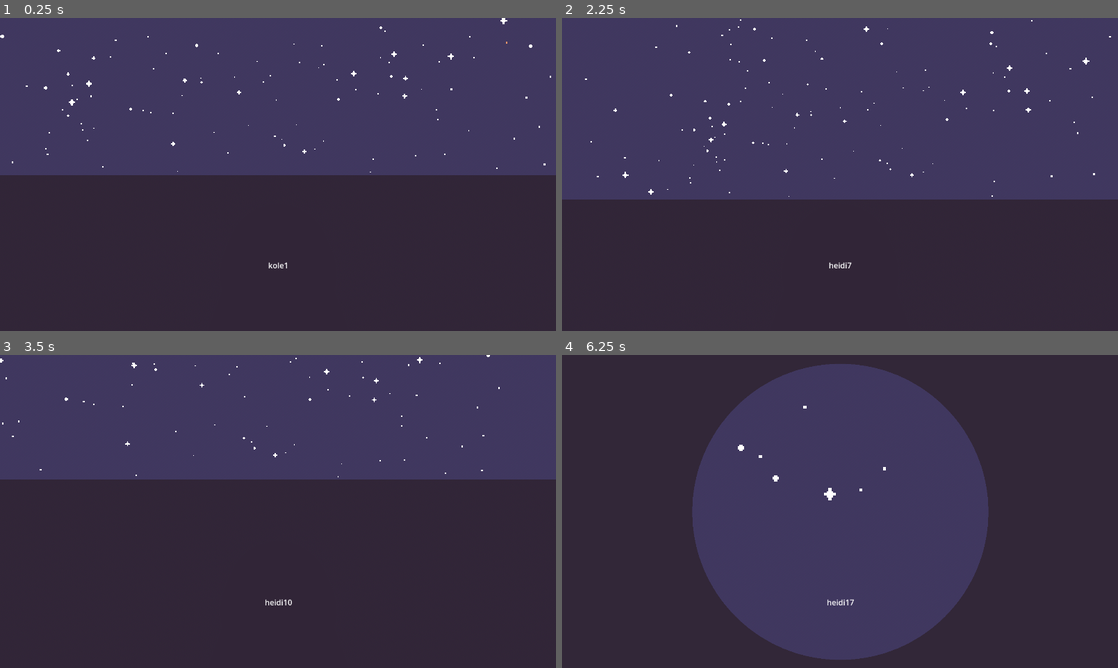
Above: before the commit, frames 1-4 (two rows, left to right).
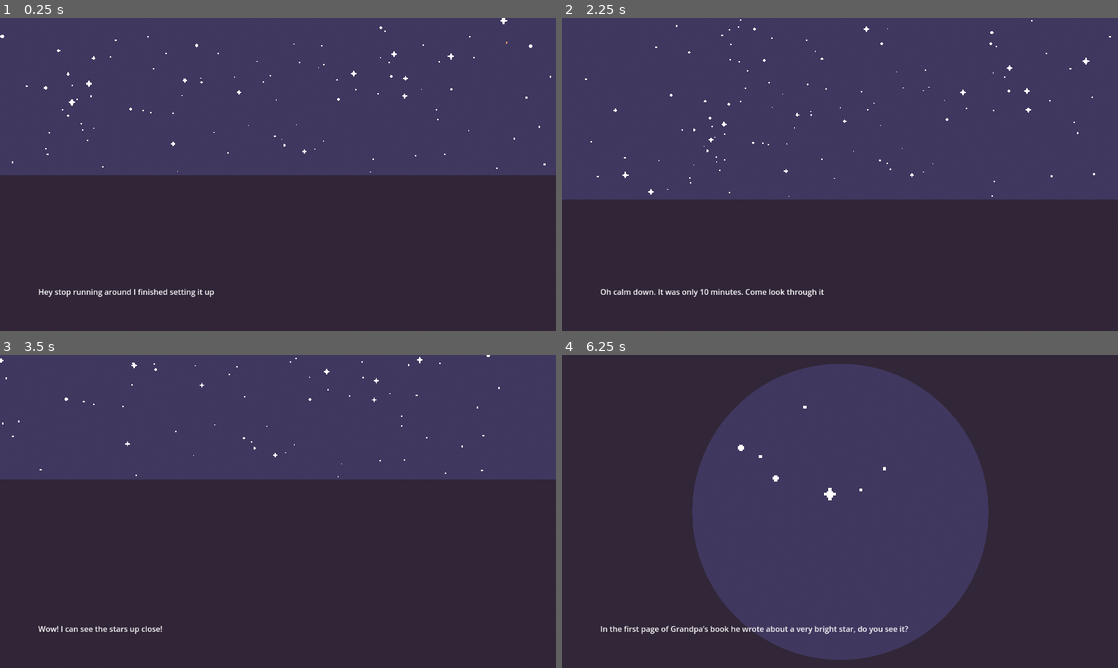
Above: after the commit, the same moments.

Repository: ATTOCORRECT/DesignWeek-Winter2025
Game: Godot game, scene res://Game.tscn
The game is run twice, just before and just after one commit, with the same random seed, the same clock (stepped at 60 frames per second) and the same inputs.
Inputs (mouse positions are in pixels of both pictures, inside the frame that each line leads up to):
- Up to frame 1 (0.25 s): no input
- Up to frame 2 (2.25 s): move the mouse to (962, 158) at 0.52 s; press the mouse at (962, 158) at 0.53 s; hold Up (ui_up) 0.53-1.25 s; release the mouse at (962, 158) at 1.25 s; drag from (728, 190) to (812, 237) at 1.27 s; move the mouse to (895, 105) at 2.02 s; hold Up (ui_up) from 2.03 s (still down); hold Mouse wheel down (zoom_out) from 2.03 s (still down)
- Up to frame 3 (3.5 s): release Up (ui_up) at 2.75 s; release Mouse wheel down (zoom_out) at 2.75 s; drag from (250, 574) to (111, 464) at 2.77 s
- Up to frame 4 (6.25 s): tap Enter at 3.5 s; move the mouse to (1006, 558) at 3.52 s; hold Down (ui_down) 3.53-4.25 s; hold Mouse wheel up (zoom_in) 3.53-4.25 s; drag from (673, 464) to (756, 433) at 4.27 s; move the mouse to (867, 511) at 5.02 s; press the mouse at (867, 511) at 5.03 s; hold Down (ui_down) 5.03-5.75 s; release the mouse at (867, 511) at 5.75 s; drag from (756, 433) to (728, 527) at 5.77 s

The runs differ from the first frame. In frame 1, 0.3% of the frame differs, in the area x 7-52%, y 78-90%; in frame 2, 0.4%; in frame 3, 0.3%; in frame 4, 0.6%, in the area x 7-63%, y 78-90%.

Commit message:
fixed base Dialogue

Diff:
--- a/stargazing-prototype/Game.tscn
+++ b/stargazing-prototype/Game.tscn
@@ -9,7 +9,7 @@
 [ext_resource type="PackedScene" uid="uid://bme4wp3lk5xul" path="res://simlpe_star.tscn" id="6_joorw"]
 [ext_resource type="Texture2D" uid="uid://c583xmajg272d" path="res://assets/star_medium.png" id="8_yx171"]
 [ext_resource type="Texture2D" uid="uid://bu6rokk325ecg" path="res://assets/star_big.png" id="9_yhmtn"]
-[ext_resource type="Script" uid="uid://bhpbwwencev7g" path="res://DialogueManager.gd" id="10_yx171"]
+[ext_resource type="Script" uid="uid://bhpbwwencev7g" path="res://dialogue_manager/DialogueManager.gd" id="10_yx171"]
 
 [sub_resource type="ProceduralSkyMaterial" id="ProceduralSkyMaterial_t88pq"]
 sky_top_color = Color(0.25098, 0.219608, 0.372549, 1)
@@ -1806,18 +1806,15 @@
 script = ExtResource("3_u44n3")
 
 [node name="Label" type="Label" parent="."]
-anchors_preset = 7
-anchor_left = 0.5
-anchor_top = 1.0
-anchor_right = 0.5
-anchor_bottom = 1.0
-offset_left = -20.0
-offset_top = -148.0
-offset_right = 20.0
-offset_bottom = -125.0
-grow_horizontal = 2
-grow_vertical = 0
+anchors_preset = -1
+anchor_left = 0.0677083
+anchor_top = 0.856481
+anchor_right = 0.946181
+anchor_bottom = 0.891975
+size_flags_horizontal = 4
+text = "test"
 script = ExtResource("10_yx171")
 dialogueLines = Array[String](["heidi1", "kole1", "heidi2", "kole2", "heidi3", "kole3", "heidi4", "kole4", "heidi5", "k …(484 unchanged characters)…
+metadata/_edit_use_anchors_ = true
 
 [editable path="World/Star Clusters/Star Cluster"]
--- a/stargazing-prototype/dialogue_manager/DialogueManager.gd
+++ b/stargazing-prototype/dialogue_manager/DialogueManager.gd
@@ -8,7 +8,7 @@
 func _ready():
 	add_child(timer)
 	timer.autostart = false
-	timer.wait_time = 0.2
+	timer.wait_time = 1
 	timer.timeout.connect(func(): on_timer_timeout())
 	timer.start()
 
--- a/stargazing-prototype/dialogue_manager/dialogue.csv
+++ /dev/null
@@ -1,57 +0,0 @@
-key,en,es
-heidi1,Hey stop running around I finished setting it up,
-kole1,Finally! That took you forever!,
-heidi2,Oh calm down. It was only 10 minutes. Come look through it,
-kole2,Wow! I can see the stars up close!,
-heidi3,Try looking around,
-kole3,This is so cool! It’s like millions and millions of Christmas lights!,
-heidi4,"In the first page of Grandpa’s book he wrote about a red star, do you see it?",
-kole4,Yeah! It looks like a giant fireball,
-heidi5,"That’s because it is, dummy",
-kole5,sigh,
-heidi6,The book tells us how to find the constellation from there,
-heidi7,It’s supposed to make out a fish,
-kole6,I don’t get it. I just see a bunch of stars,
-heidi8,"Man you suck at this, no wonder grandpa never took you stargazing",
-kole7,Hey! You don’t have to be so mean about it,
-heidi9,"Relax, it’s a joke. You just have to look at it differently. Y’know, change your perspective",
-kole8,I see it! I just had to really focus on it,
-heidi10,"See? There you go. Says here grandpa found this one on the same night he got his biggest catch. Man I remember that fish, it was so good",
-kole9,He was the best chef in the whole world! Is there any more to find?,
-heidi11,"Grandpa wrote more sticky notes in the journal, look at the page with the fish",
-kole10,Found it!,
-heidi12,of course you found it that fast ,
-kole11,"this one looks kinda weird, I can’t tell what it is",
-heidi13,In the book this one is shaped like a Jellyfish,
-kole12,"Eww, those are disgusting. Doesn’t it hurt to touch them",
-heidi14,If you touch their underside the sting will hurt,
-kole13,I don’t want to ever touch that,
-heidi15,Have you found the next one? The notes left seemed to have helped before,
-kole14,I did it again!,
-heidi16,What's this one? I don’t see it,
-kole15,I remember seeing this one with grandpa once,
-heidi17,I can’t tell what it is! that's not fair,
-kole16,"Look again, try changing your perspective",
-heidi18,Woah! There’s so many of them!,
-kole17,This page must have been from when grandpa caught an octopus,
-heidi19,What?! That’s so cool! I wish I could catch an octopus,
-kole18,Yup! He came over the next day still covered in ink it was hilarious,
-heidi20,Nevermind I don’t wanna catch one now,
-kole19,Let’s keep looking for the next one,
-heidi21,Note: limbs outstretched towards the titan of the ocean,
-kole20,This is awesome!,
-heidi22,This one must have been from the time grandpa got swallowed by a whale!,
-kole21,You liar! He didn’t get swallowed by a whale,
-heidi23,"Okay fine, but he did see a huge one!",
-kole22,What the? A new one appeared! Heidi look! A new star!,
-heidi24,What are you talking about Kole? Stars don’t just appear,
-kole23,No really! It did I promise,
-heidi25,Lemme see… Oh wow I don’t remember this one. It seems way brighter than the others,
-kole24,Do you think that’s grandpa? You said he went to the sky right?,
-heidi26,No that’s not what I meant when-,
-kole25,"No it has to be him! Why else would he have given us his telescope, he wanted us to see him!",
-heidi27,*sigh* Yeah you’re right. It has to be.,
-heidi28,It’s gonna be morning soon we gotta head back,
-kole26,No I wanna stay! There’s still a missing spot,
-heidi29,"Yeah, ‘course there is, it’s the sky. There’s also an empty spot in the book what are we supposed to do about that",
-kole27,Let’s draw grandpa’s constellation,
--- /dev/null
+++ b/stargazing-prototype/dialogue_manager/heidi_dialogue.csv
@@ -0,0 +1,30 @@
+key,en,es
+heidi1,Hey stop running around I finished setting it up,
+heidi2,Oh calm down. It was only 10 minutes. Come look through it,
+heidi3,Try looking around,
+heidi4,"In the first page of Grandpa’s book he wrote about a very bright star, do you see it?",
+heidi5,"That’s because it is, dummy",
+heidi6,The book tells us how to find the constellation from there,
+heidi7,It’s supposed to make out a fish,
+heidi8,"Man you suck at this, no wonder grandpa never took you stargazing",
+heidi9,"Relax, it’s a joke. You just have to look at it differently. Y’know, change your perspective",
+heidi10,"See? There you go. Says here grandpa found this one on the same night he got his biggest catch. Man I remember that fish, it was so good",
+heidi11,"Grandpa wrote more sticky notes in the journal, look at the page with the fish",
+heidi12,of course you found it that fast ,
+heidi13,In the book this one is shaped like a Jellyfish,
+heidi14,If you touch their underside the sting will hurt,
+heidi15,Have you found the next one? The notes left seemed to have helped before,
+heidi16,What's this one? I don’t see it,
+heidi17,I can’t tell what it is! that's not fair,
+heidi18,Woah! There’s so many of them!,
+heidi19,What?! That’s so cool! I wish I could catch an octopus,
+heidi20,Nevermind I don’t wanna catch one now,
+heidi21,Note: limbs outstretched towards the titan of the ocean,
+heidi22,This one must have been from the time grandpa got swallowed by a whale!,
+heidi23,"Okay fine, but he did see a huge one!",
+heidi24,What are you talking about Kole? Stars don’t just appear,
+heidi25,Lemme see… Oh wow I don’t remember this one. It seems way brighter than the others,
+heidi26,No that’s not what I meant when-,
+heidi27,*sigh* Yeah you’re right. It has to be.,
+heidi28,It’s gonna be morning soon we gotta head back,
+heidi29,"Yeah, ‘course there is, it’s the sky. There’s also an empty spot in the book what are we supposed to do about that",
--- /dev/null
+++ b/stargazing-prototype/dialogue_manager/kole_dialogue.csv
@@ -0,0 +1,28 @@
+key,en,es
+kole1,Finally! That took you forever!,
+kole2,Wow! I can see the stars up close!,
+kole3,This is so cool! It’s like millions and millions of Christmas lights!,
+kole4,Yeah! It looks like a giant fireball,
+kole5,sigh,
+kole6,I don’t get it. I just see a bunch of stars,
+kole7,Hey! You don’t have to be so mean about it,
+kole8,I see it! I just had to really focus on it,
+kole9,He was the best chef in the whole world! Is there any more to find?,
+kole10,Found it!,
+kole11,"this one looks kinda weird, I can’t tell what it is",
+kole12,"Eww, those are disgusting. Doesn’t it hurt to touch them",
+kole13,I don’t want to ever touch that,
+kole14,I did it again!,
+kole15,I remember seeing this one with grandpa once,
+kole16,"Look again, try changing your perspective",
+kole17,This page must have been from when grandpa caught an octopus,
+kole18,Yup! He came over the next day still covered in ink it was hilarious,
+kole19,Let’s keep looking for the next one,
+kole20,This is awesome!,
+kole21,You liar! He didn’t get swallowed by a whale,
+kole22,What the? A new one appeared! Heidi look! A new star!,
+kole23,No really! It did I promise,
+kole24,Do you think that’s grandpa? You said he went to the sky right?,
+kole25,"No it has to be him! Why else would he have given us his telescope, he wanted us to see him!",
+kole26,No I wanna stay! There’s still a missing spot,
+kole27,Let’s draw grandpa’s constellation,
--- a/stargazing-prototype/project.godot
+++ b/stargazing-prototype/project.godot
@@ -42,6 +42,10 @@
 ]
 }
 
+[internationalization]
+
+locale/translations=PackedStringArray("res://dialogue_manager/heidi_dialogue.en.translation", "res://dialogue_manager/kole_dialogue.en.translation")
+
 [rendering]
 
 renderer/rendering_method="mobile"
Not shown, removed: stargazing-prototype/dialogue_manager/dialogue.csv.import
Binary file removed: stargazing-prototype/dialogue_manager/dialogue.en.translation
Binary file removed: stargazing-prototype/dialogue_manager/dialogue.es.translation
Not shown, added: stargazing-prototype/dialogue_manager/heidi_dialogue.csv.import
Binary file added: stargazing-prototype/dialogue_manager/heidi_dialogue.en.translation
Binary file added: stargazing-prototype/dialogue_manager/heidi_dialogue.es.translation
Not shown, added: stargazing-prototype/dialogue_manager/kole_dialogue.csv.import
Binary file added: stargazing-prototype/dialogue_manager/kole_dialogue.en.translation
Binary file added: stargazing-prototype/dialogue_manager/kole_dialogue.es.translation
